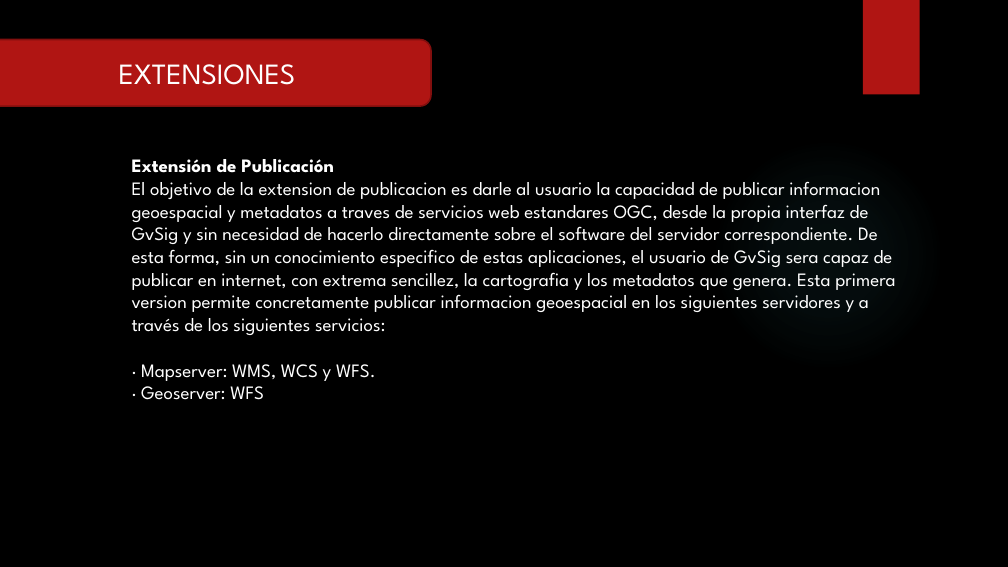
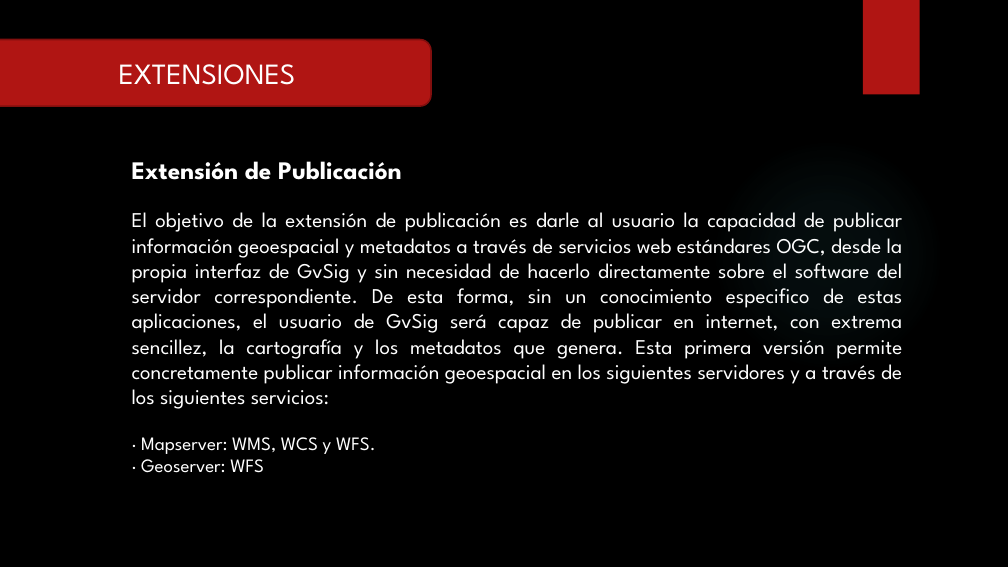
Before and after one commit to RFray/gvSIG, a slide deck: slide 18 of Expo-gvSIG.pptx. Drawn at 1008x567 pixels with LibreOffice and Linux fonts; fonts in the diff are those of the drawing; background and template pictures are left out. Boxes give left, top, right and bottom in pixels: in the first picture for what was removed or moved away, otherwise in the second. Text is boxed around its words. In the diff, an @@ line names an element or a change of style, - is before the commit and + after.

```diff
--- a/Expo-gvSIG.pptx
+++ b/Expo-gvSIG.pptx
@@ text at bbox=[132, 161, 401, 180]: size 18 to 24 pt in "Extensión de Publicación" @@
@@ text at bbox=[132, 212, 903, 409]: text changed; size 18 to 20 pt @@
-El objetivo de la extension de publicacion es darle al usuario la capacidad de publicar informacion geoespacial y metadatos a traves de servicios web estandares OGC, desde la propia interfaz de GvSig y sin necesidad de hacerlo directamente sobre el software del servidor correspondiente. De esta forma, sin un conocimiento especifico de estas aplicaciones, el usuario de GvSig sera capaz de publicar en internet, con extrema sencillez, la cartografia y los metadatos que genera. Esta primera version permite concretamente publicar informacion geoespacial en los siguientes servidores y a través de los siguientes servicios:
+El objetivo de la extensión de publicación es darle al usuario la capacidad de publicar información geoespacial y metadatos a través de servicios web estándares OGC, desde la propia interfaz de GvSig y sin necesidad de hacerlo directamente sobre el software del servidor correspondiente. De esta forma, sin un conocimiento especifico de estas aplicaciones, el usuario de GvSig será capaz de publicar en internet, con extrema sencillez, la cartografía y los metadatos que genera. Esta primera versión permite concretamente publicar información geoespacial en los siguientes servidores y a través de los siguientes servicios:
```
Also in this commit, not shown: 11 other slides changed.
